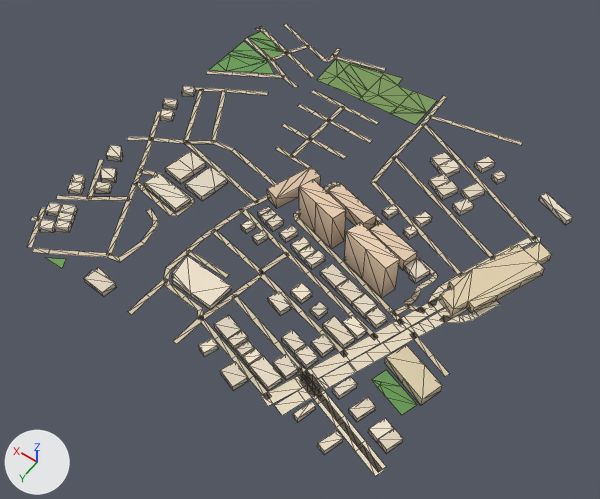
Renders of the glTF model public/assets/bengaluru-region-v1/tiles/t-10_-23-l1.glb from each side of a commit.
Camera for both pictures: a camera (50 mm lens) standing at (-5123.0, -10701.0, 749.0) and looking at (-4775.0, -11189.0, -17.0). Lighting does not change. The marker at lower left points along +X, +Y and +Z. The first picture is the older version. Mesh edges are drawn as thin lines. Vertices at exactly the same position are counted once.

In view in the first picture: 'building', 'ground'.
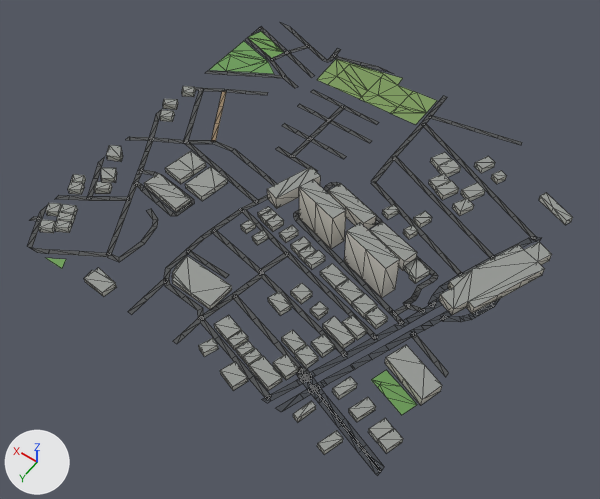
Patch to the scene script:
```diff
--- a/public/assets/bengaluru-region-v1/tiles/t-10_-23-l1.glb.py
+++ b/public/assets/bengaluru-region-v1/tiles/t-10_-23-l1.glb.py
@@ me_building @@
 # used by ob_building; location = (-5000.0, -11500.0, 0.0)
-me_building.from_pydata(...)  # 671 vertices, 857 faces; spans x -24.0..505.0, y 72.0..512.0, z 0.0..54.0
+me_building.from_pydata(...)  # 671 vertices, 1042 faces; spans x -24.0..505.0, y 72.0..512.0, z 0.0..54.0
+# me_building part 1: 857 kept faces spanning x -24.0..505.0, y 72.0..512.0, z 0.0..54.0 get new vertex colours
+# edits to the shape of me_building do not show in these pictures
 me_building.materials.append(mat_building)
@@ me_ground @@
 # used by ob_ground; location = (-5000.0, -11500.0, 0.0)
-me_ground.from_pydata(...)  # 807 vertices, 682 faces; spans x -6.0..503.0, y -3.0..503.0, z 1.0
+me_ground.from_pydata(...)  # 830 vertices, 703 faces; spans x 0.0..500.0, y 0.0..500.0, z 1.0
+# me_ground part 2: the loose piece of 26 vertices spanning x -6.0..103.0, y 212.0..450.0, z 1.0 is rebuilt with 28 vertices and now spans x 0.0..100.0, y 206.0..448.0, z 1.0
+# me_ground part 3: the loose piece of 26 vertices spanning x -6.0..121.0, y 173.0..454.0, z 1.0 is rebuilt with 28 vertices and now spans x 0.0..117.0, y 167.0..453.0, z 1.0
+# me_ground part 4: the loose piece of 12 vertices spanning x -2.0..116.0, y 447.0..497.0, z 1.0 is rebuilt with 12 vertices and now spans x 0.0..116.0, y 448.0..496.0, z 1.0
+# me_ground part 5: the loose piece of 12 vertices spanning x 90.0..123.0, y 445.0..502.0, z 1.0 is rebuilt with 12 vertices and now spans x 93.0..120.0, y 446.0..500.0, z 1.0
+# me_ground part 6: the loose piece of 10 vertices spanning x -2.0..94.0, y 460.0..502.0, z 1.0 is rebuilt with 11 vertices and now spans x 0.0..94.0, y 462.0..500.0, z 1.0
+# me_ground part 7: the loose piece of 10 vertices spanning x 109.0..141.0, y 452.0..503.0, z 1.0 is rebuilt with 10 vertices and now spans x 112.0..138.0, y 453.0..500.0, z 1.0
+# me_ground part 8: 55 vertices moved from x -1.0..502.0, y -3.0..502.0, z 1.0 to x 0.0..500.0, y 0.0..500.0, z 1.0; 31 vertices removed from x -4.0..503.0, y -3.0..503.0, z 1.0; 49 vertices added at x 0.0..500.0, y 0.0..500.0, z 1.0
+# me_ground part 9: 3 vertices moved from x -1.0..13.0, y 155.0..159.0, z 1.0 to x 0.0..12.0, y 147.0..160.0, z 1.0; 2 vertices removed from x 1.0..7.0, y 147.0..149.0, z 1.0; 2 vertices added at x 0.0..7.0, y 150.0..155.0, z 1.0
+# me_ground part 10: 473 kept faces spanning x 0.0..500.0, y 0.0..500.0, z 1.0 get new vertex colours; the middle colour goes from beige #d7c9ae to dark grey #535556
+# other edits to the shape of me_ground do not show in these pictures
 me_ground.materials.append(mat_ground)
```

Where the change shows, as pixel boxes [x1, y1, x2, y2] in the pictures (600 x 499 px; the box of a moved part takes in the faces that stretch with it):
'ground', reshaped
    before: [27, 24, 541, 476]
    after: [28, 23, 541, 475]
part 1 of me_building, recoloured (darker)
    both: [38, 86, 573, 454]
part 2 of me_ground, rebuilt
    before: [322, 307, 468, 387]
    after: [324, 311, 452, 385]
part 3 of me_ground, rebuilt
    before: [305, 298, 445, 381]
    after: [307, 300, 443, 379]
part 4 of me_ground, rebuilt
    before: [305, 377, 386, 472]
    after: [306, 375, 384, 472]
part 5 of me_ground, rebuilt (18% shorter)
    before: [275, 377, 329, 416]
    after: [275, 380, 327, 412]
part 6 of me_ground, rebuilt
    before: [314, 395, 384, 476]
    after: [316, 396, 382, 475]
part 7 of me_ground, rebuilt (8% narrower, 18% shorter)
    before: [261, 373, 309, 406]
    after: [262, 376, 306, 403]
part 8 of me_ground, moved or reshaped
    before: [27, 24, 500, 399]
    after: [28, 23, 500, 399]
part 9 of me_ground, moved or reshaped
    before: [510, 236, 541, 248]
    after: [511, 237, 541, 248]
part 10 of me_ground, recoloured
    both: [28, 25, 537, 398]
